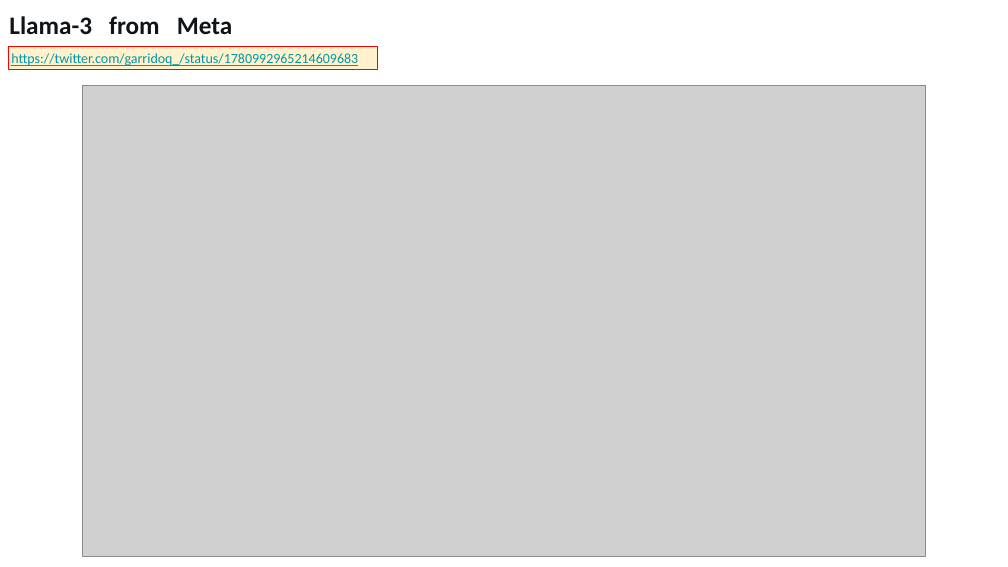
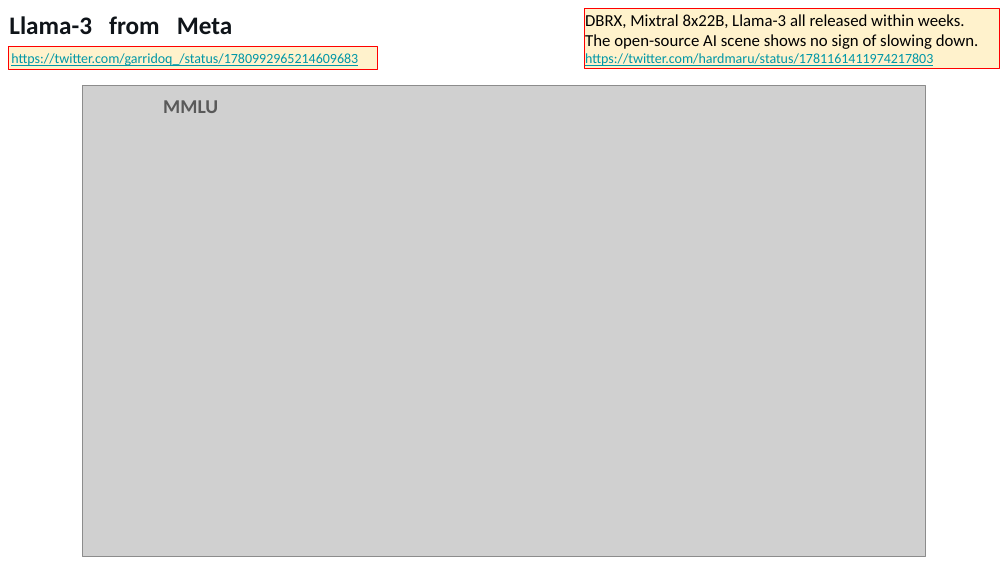
Before and after one commit to lselector/seminar, a slide deck: slide 3 of 2024/2024-04-19-AI-Updates.pptx. Drawn at 1008x567 pixels with LibreOffice and Linux fonts; fonts in the diff are those of the drawing; grey boxes stand for pictures. Boxes give left, top, right and bottom in pixels: in the first picture for what was removed or moved away, otherwise in the second. Text is boxed around its words. In the diff, an @@ line names an element or a change of style, - is before the commit and + after.

```diff
--- a/2024/2024-04-19-AI-Updates.pptx
+++ b/2024/2024-04-19-AI-Updates.pptx
@@ rectangle added at (585,8,1000,68), fill #FFF2CC, outline #FF0000 0.75 pt, 12 pt, text #000000 @@
+DBRX, Mixtral 8x22B, Llama-3 all released within weeks.
+The open-source AI scene shows no sign of slowing down. https://twitter.com/hardmaru/status/1781161411974217803
@@ text added at (163,100,218,113), 14 pt, text #595959, bold @@
+MMLU
```
Also in this commit, not shown: 14 other slides changed.
